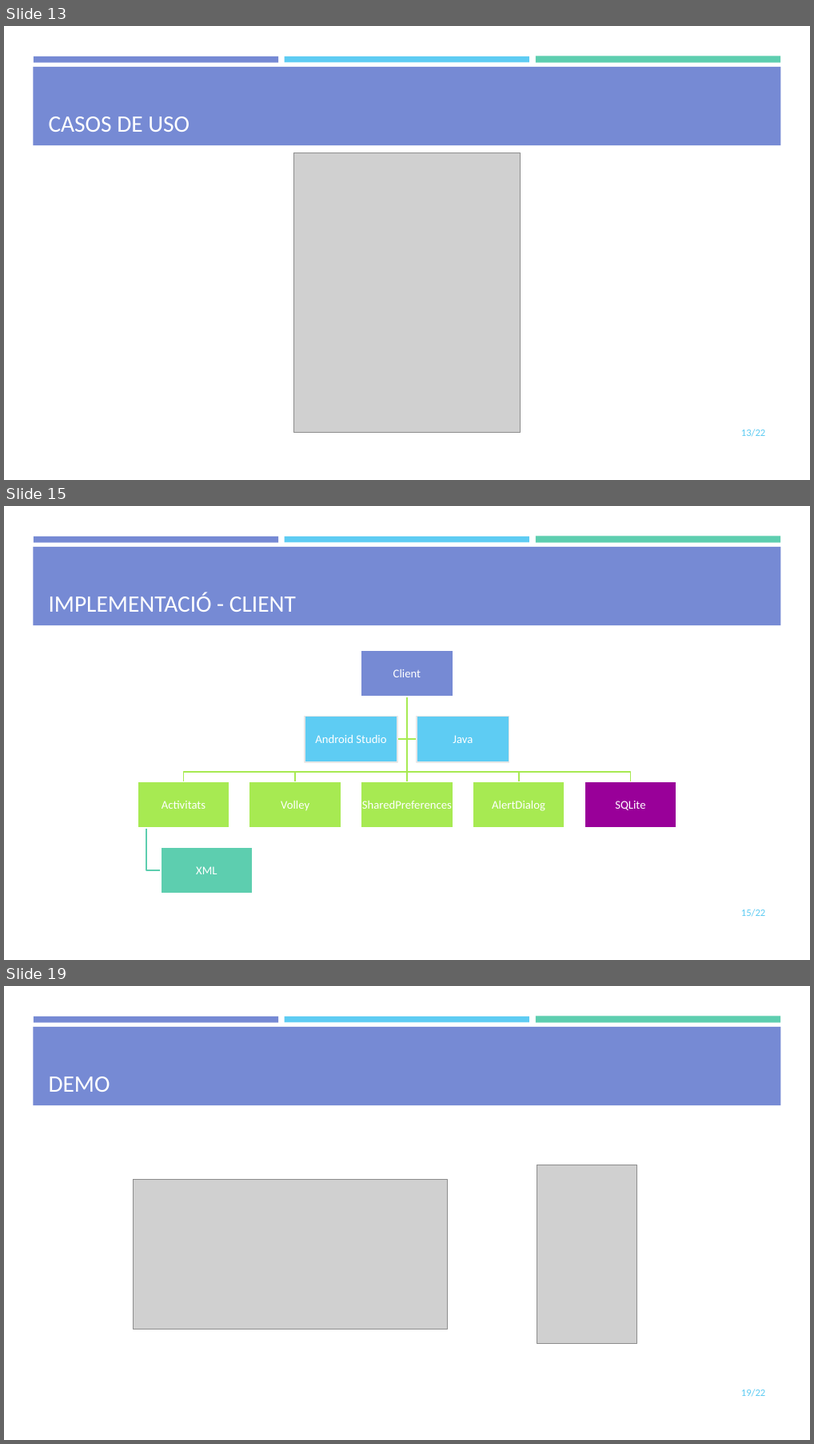
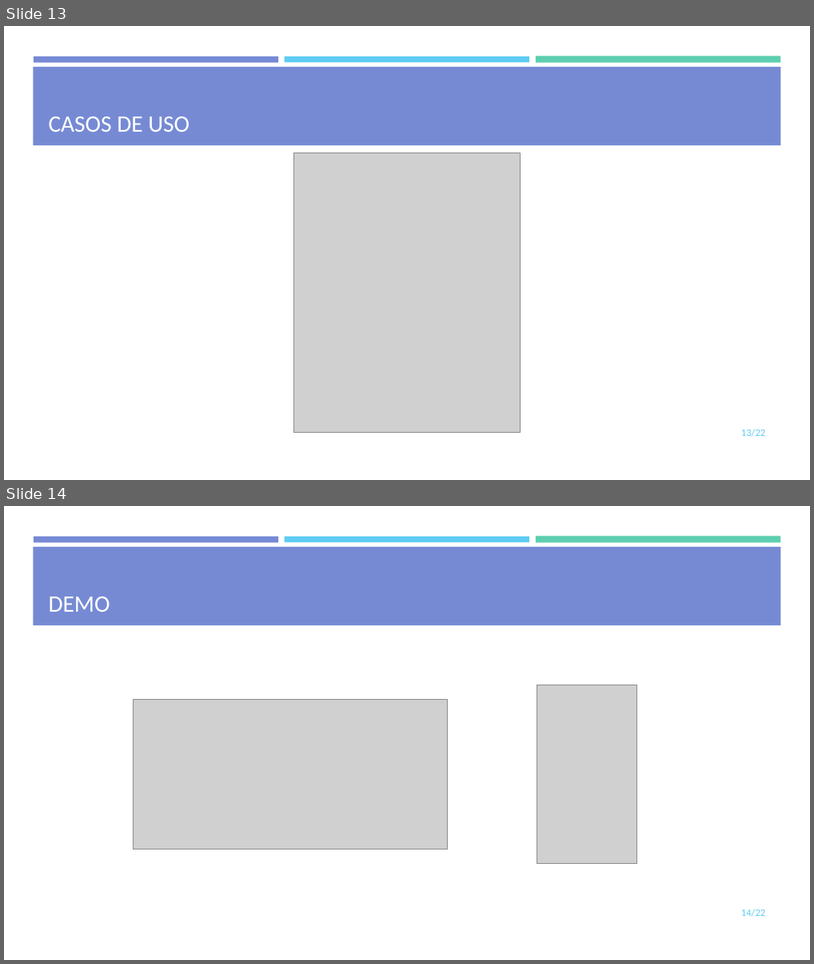
Before and after one commit to mdlunag/tfg, a slide deck: tfg_presentacio.pptx. Shown one above the other, each under a label of ours: slides 13, 15 and 19 before the commit, slides 13 and 14 after it; the slides between them are not shown. The pictures are 814x1444 and 814x964 pixels, drawn with LibreOffice and Linux fonts; fonts in the diff are those of the drawing; grey boxes stand for pictures. Boxes give left, top, right and bottom in pixels: in the first picture for what was removed or moved away, otherwise in the second. Text is boxed around its words. In the diff, an @@ line names an element or a change of style, - is before the commit and + after.

```diff
--- a/tfg_presentacio.pptx
+++ b/tfg_presentacio.pptx
@@ slide 15 removed at bbox=[4, 506, 810, 960], background #FFFFFF; not listed: 4 template elements that a slide beside it also shows @@
@@ title removed at bbox=[49, 592, 296, 612] @@
-IMPLEMENTACIÓ - CLIENT
@@ group removed at bbox=[138, 651, 678, 893]: 9 rectangles, 9 texts, 8 freeform shapes @@
-Client
-Activitats
-XML
-Volley
-SharedPreferences
-AlertDialog
-SQLite
-Android Studio
-Java
@@ page number removed at bbox=[742, 908, 766, 916] @@
-15/22
@@ what was slide 19 is now slide 14 @@
@@ page number at bbox=[742, 908, 766, 916]: text changed @@
-19/22
+14/22
```
Also in this commit, not shown: 1 slide changed, 4 other slides removed.
